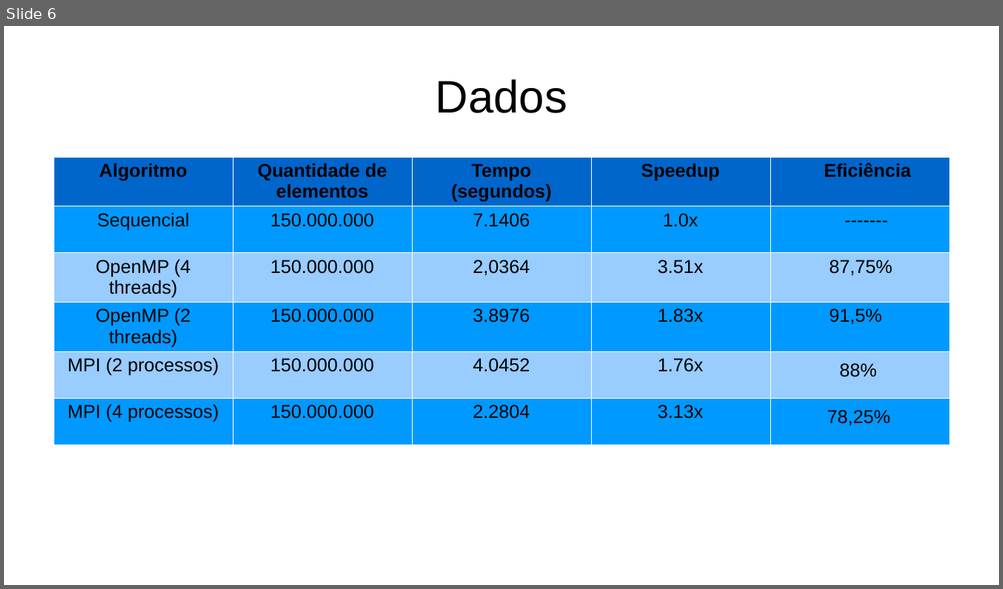
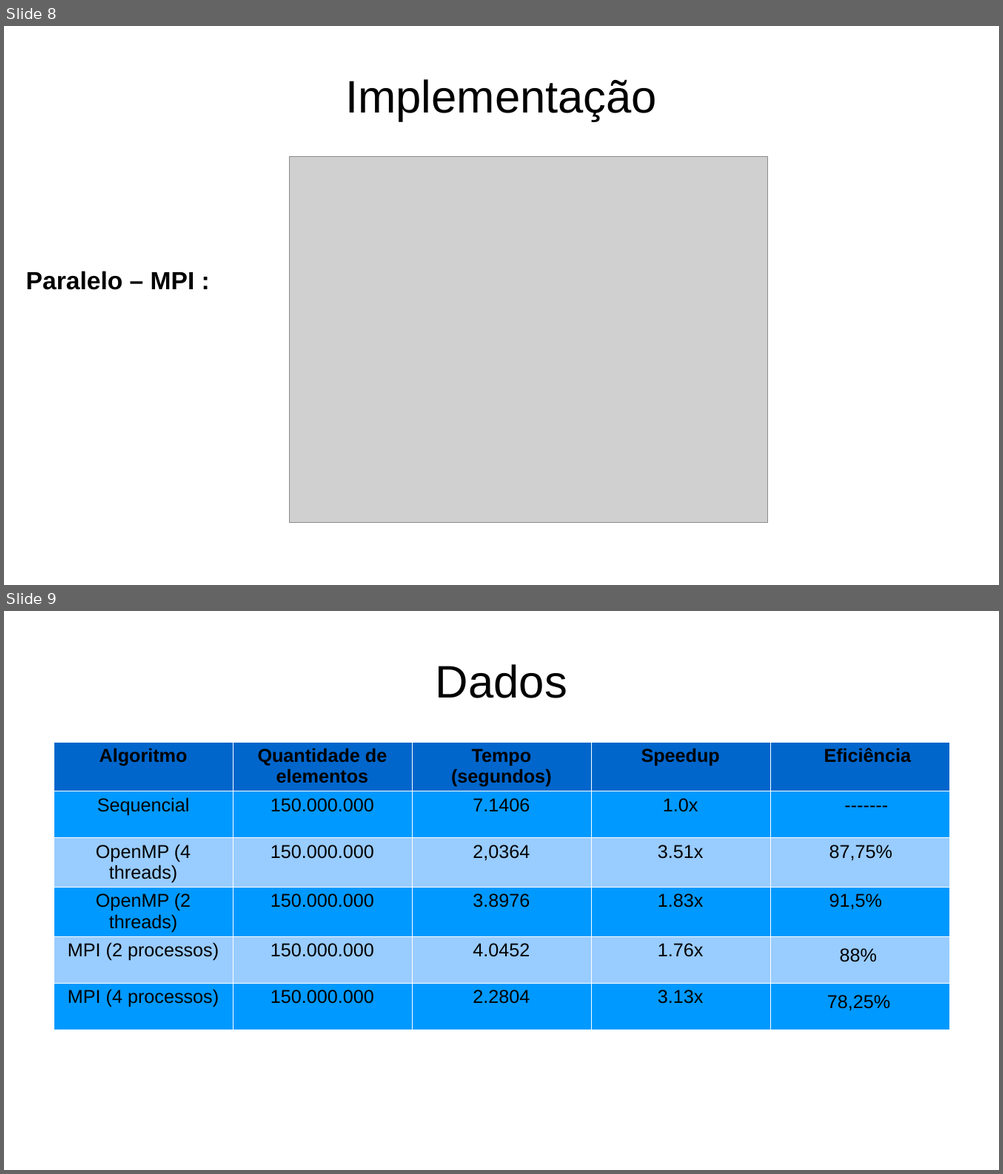
Before and after one commit to Mestos/CC0021-Exercicios, a slide deck: Projeto.pptx. Shown one above the other, each under a label of ours: slide 6 before the commit, slides 8 and 9 after it. The pictures are 1003x589 and 1003x1174 pixels, drawn with LibreOffice and Linux fonts; fonts in the diff are those of the drawing; grey boxes stand for pictures; background and template pictures are left out. Boxes give left, top, right and bottom in pixels: in the first picture for what was removed or moved away, otherwise in the second. Text is boxed around its words. In the diff, an @@ line names an element or a change of style, - is before the commit and + after.

```diff
--- a/Projeto.pptx
+++ b/Projeto.pptx
@@ slide 8 added at (x1=4, y1=26, x2=999, y2=585), background picture (left out) @@
@@ text added at (x1=345, y1=79, x2=657, y2=121), 44 pt, text #000000 @@
+Implementação
@@ picture added at (x1=290, y1=156, x2=768, y2=523) @@
@@ text added at (x1=26, y1=271, x2=195, y2=290), 24 pt, text #000000, bold @@
+Paralelo – MPI :
@@ what was slide 6 is now slide 9 @@
```
Also in this commit, not shown: 3 slides changed, 2 other slides added.
